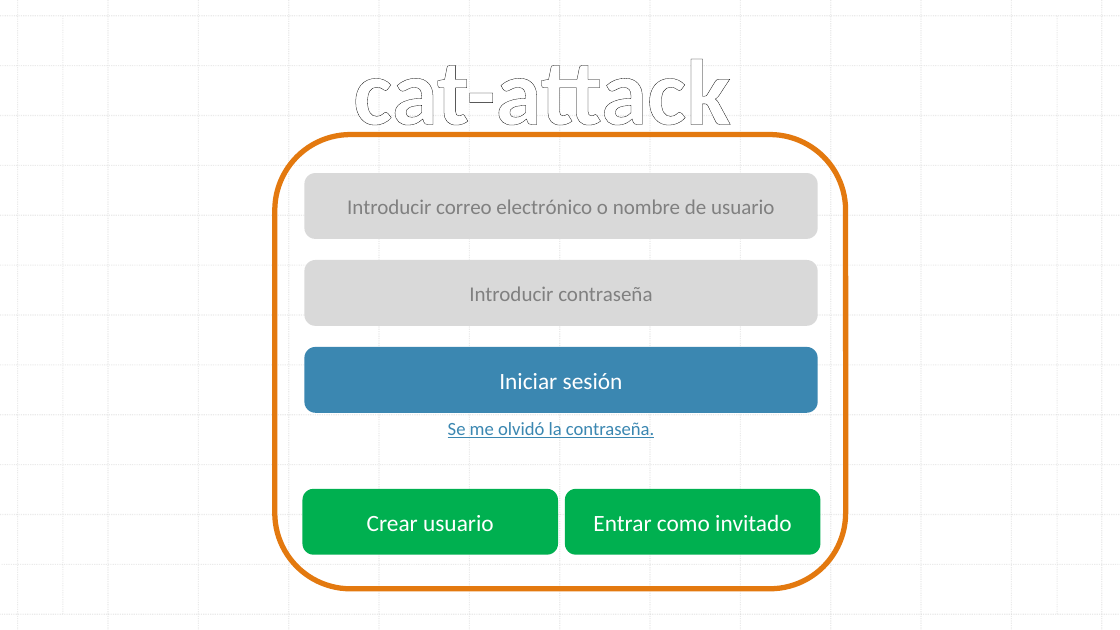
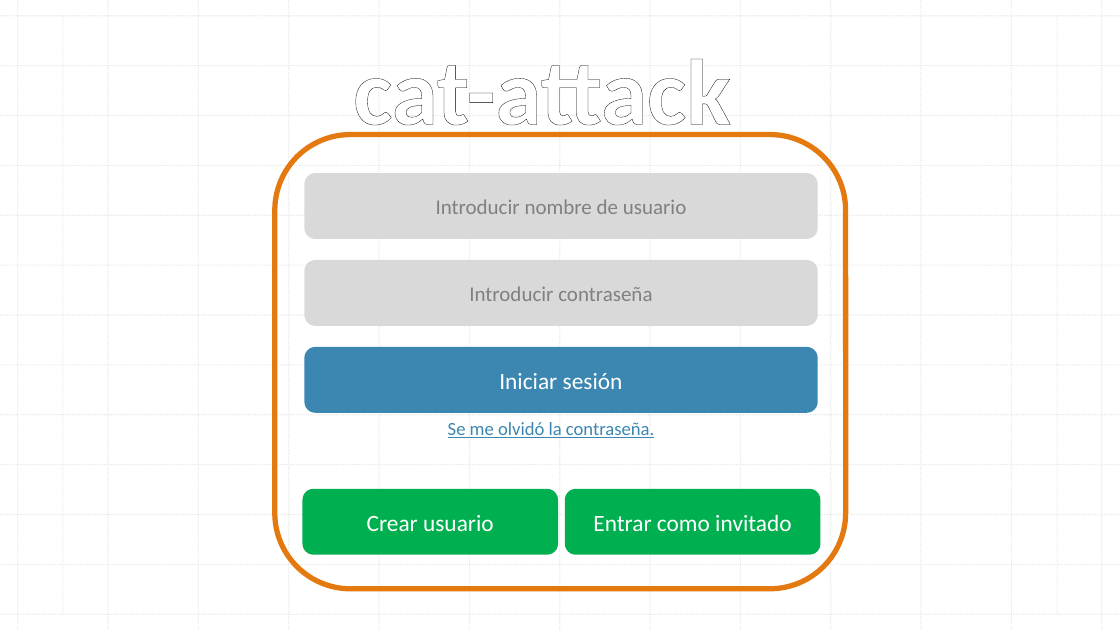
Before and after one commit to AndresIturria/Cat-Attack, a slide deck: slide 1 of Docs/wireframe cat-attack.pptx. Drawn at 1120x630 pixels with LibreOffice and Linux fonts; fonts in the diff are those of the drawing. Boxes give left, top, right and bottom in pixels: in the first picture for what was removed or moved away, otherwise in the second. Text is boxed around its words. In the diff, an @@ line names an element or a change of style, - is before the commit and + after.

```diff
--- a/Docs/wireframe cat-attack.pptx
+++ b/Docs/wireframe cat-attack.pptx
@@ text in rounded rectangle at (x1=436, y1=199, x2=686, y2=214): text changed @@
-Introducir correo electrónico o nombre de usuario
+Introducir nombre de usuario
```
Also in this commit, not shown: 1 other slide changed, 1 other file.
